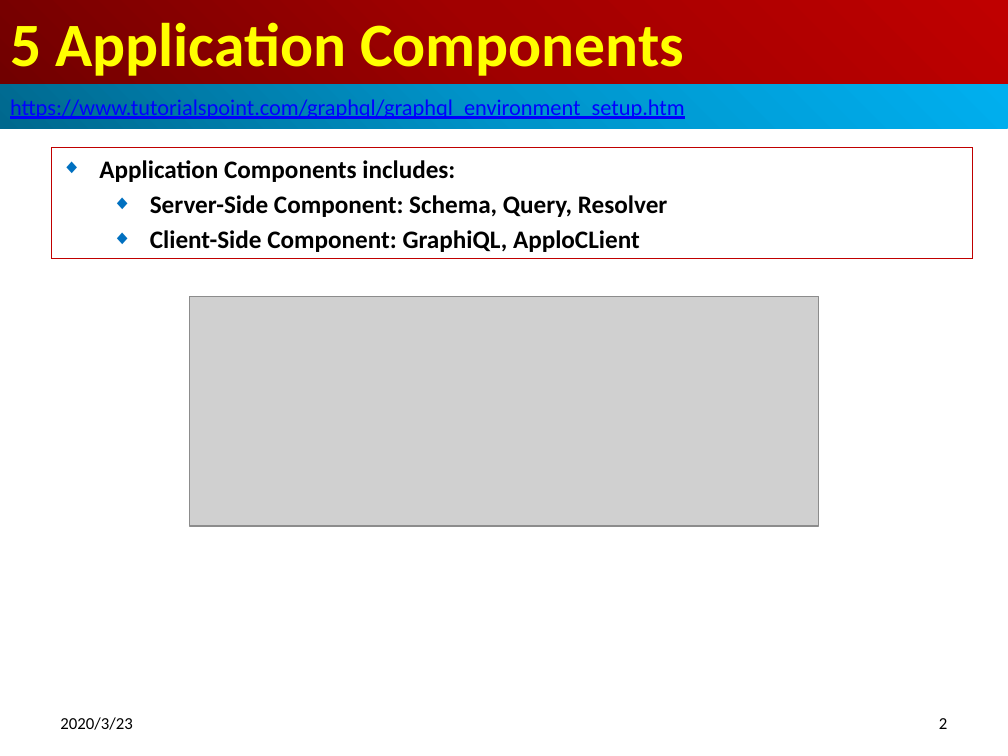
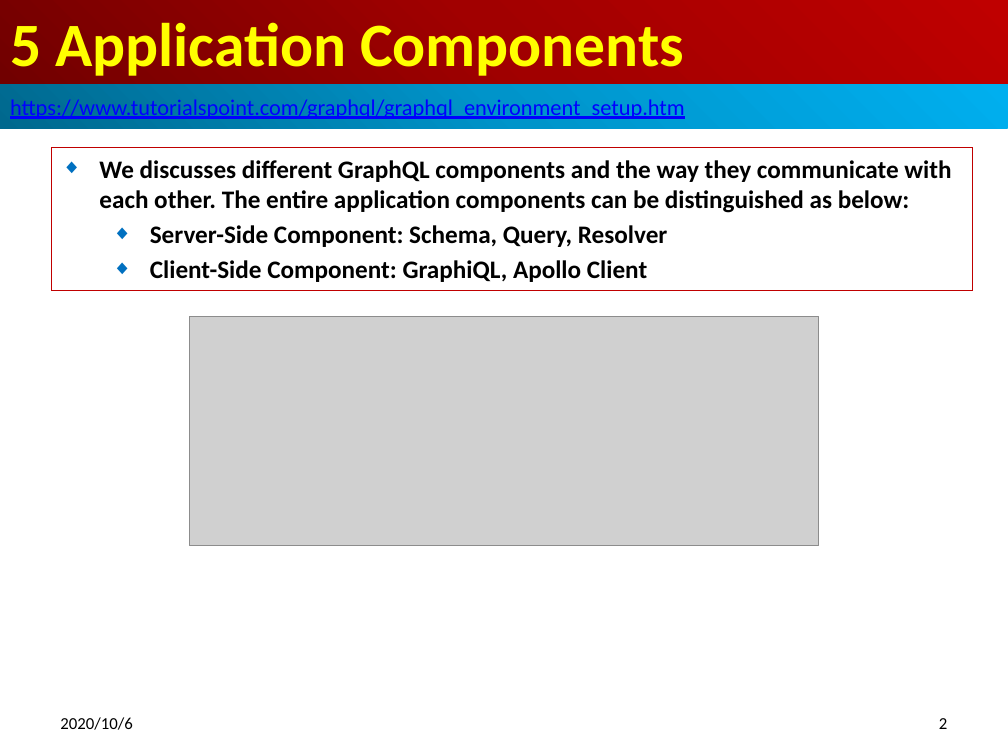
Before and after one commit to peterhchen/700_GraphQL, a slide deck: slide 2 of 05_AppComp.pptx. Drawn at 1008x756 pixels with LibreOffice and Linux fonts; fonts in the diff are those of the drawing; grey boxes stand for pictures. Boxes give left, top, right and bottom in pixels: in the first picture for what was removed or moved away, otherwise in the second. Text is boxed around its words. In the diff, an @@ line names an element or a change of style, - is before the commit and + after.

```diff
--- a/05_AppComp.pptx
+++ b/05_AppComp.pptx
@@ subtitle "We discusses different GraphQL components ...": place and size @@
-subtitle "We discusses different GraphQL components ..." at [51, 148, 972, 259]
+subtitle "We discusses different GraphQL components ..." at [51, 148, 972, 291]
@@ subtitle at [99, 160, 951, 213]: text changed @@
-◆ Application Components includes:
+◆ We discusses different GraphQL components and the way they communicate with each other. The entire application components can be distinguished as below:
@@ subtitle at [150, 260, 647, 282]: text changed @@
-  ◆ Client-Side Component: GraphiQL, ApploCLient
+  ◆ Client-Side Component: GraphiQL, Apollo Client
@@ picture: place and size @@
-picture at [190, 296, 820, 526]
+picture at [190, 317, 820, 546]
@@ text at [60, 717, 132, 730]: text changed @@
-2020/3/23
+2020/10/6
```
Also in this commit, not shown: 2 other slides changed, 5 slides added.
